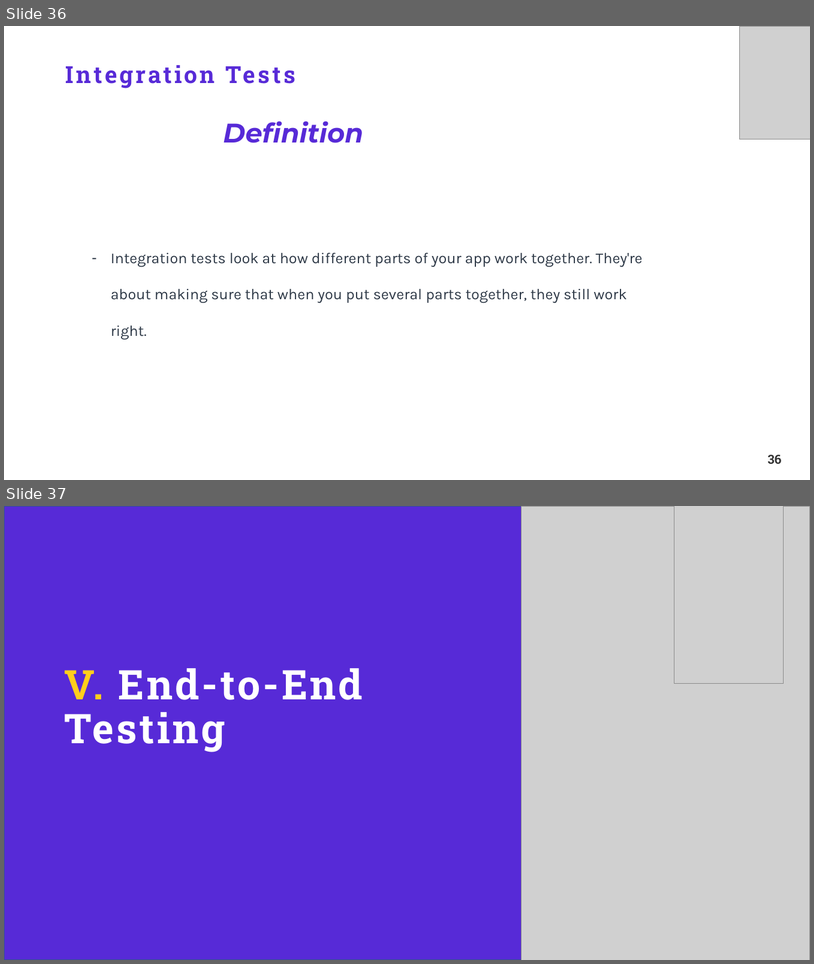
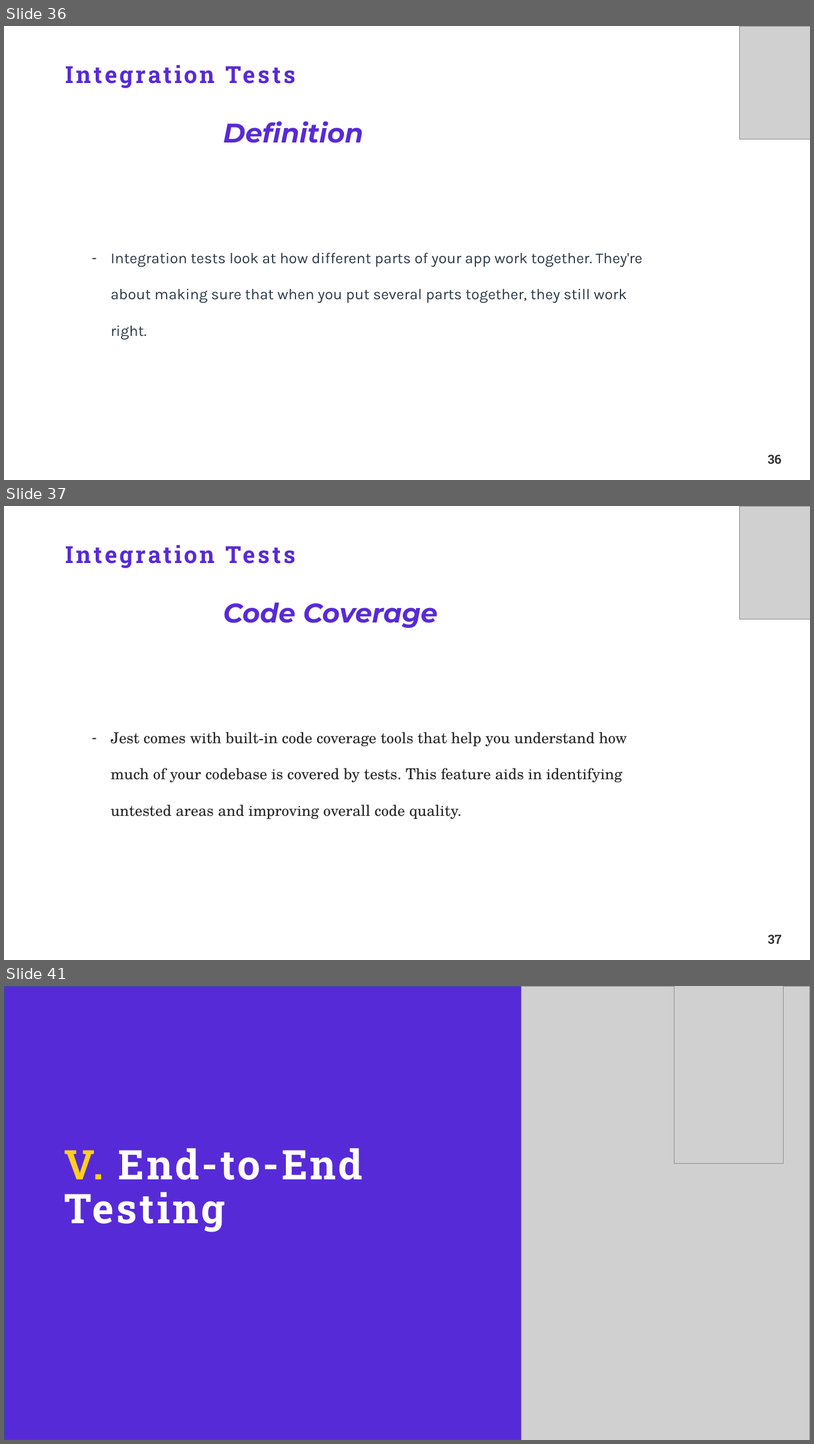
Before and after one commit to TakiRahal/test-react-19, a slide deck: Testing ReactJS.pptx. Shown one above the other, each under a label of ours: slides 36 and 37 before the commit, slides 36, 37 and 41 after it; the slides between them are not shown. The pictures are 814x964 and 814x1444 pixels, drawn with LibreOffice and Linux fonts; fonts in the diff are those of the drawing; grey boxes stand for pictures; background and template pictures are left out. Boxes give left, top, right and bottom in pixels: in the first picture for what was removed or moved away, otherwise in the second. Text is boxed around its words. In the diff, an @@ line names an element or a change of style, - is before the commit and + after.

```diff
--- a/Testing ReactJS.pptx
+++ b/Testing ReactJS.pptx
@@ slide 37 added at [4, 506, 810, 960], background #FFFFFF; not listed: 1 template element that a slide beside it also shows @@
@@ picture added at [740, 506, 810, 619] @@
@@ text added at [223, 602, 438, 628], 32 pt, text #572AD7, bold, italic @@
+Code Coverage
@@ text added at [111, 732, 627, 819], 18 pt, text #242424 @@
+– Jest comes with built-in code coverage tools that help you understand how much of your codebase is covered by tests. This feature aids in identifying untested areas and improving overall code quality.
@@ title added at [364, 769, 401, 780], 28 pt, text #572AD7, bold @@
+Integration Tests
@@ what was slide 37 is now slide 41 @@
```
Also in this commit, not shown: 3 other slides added.
